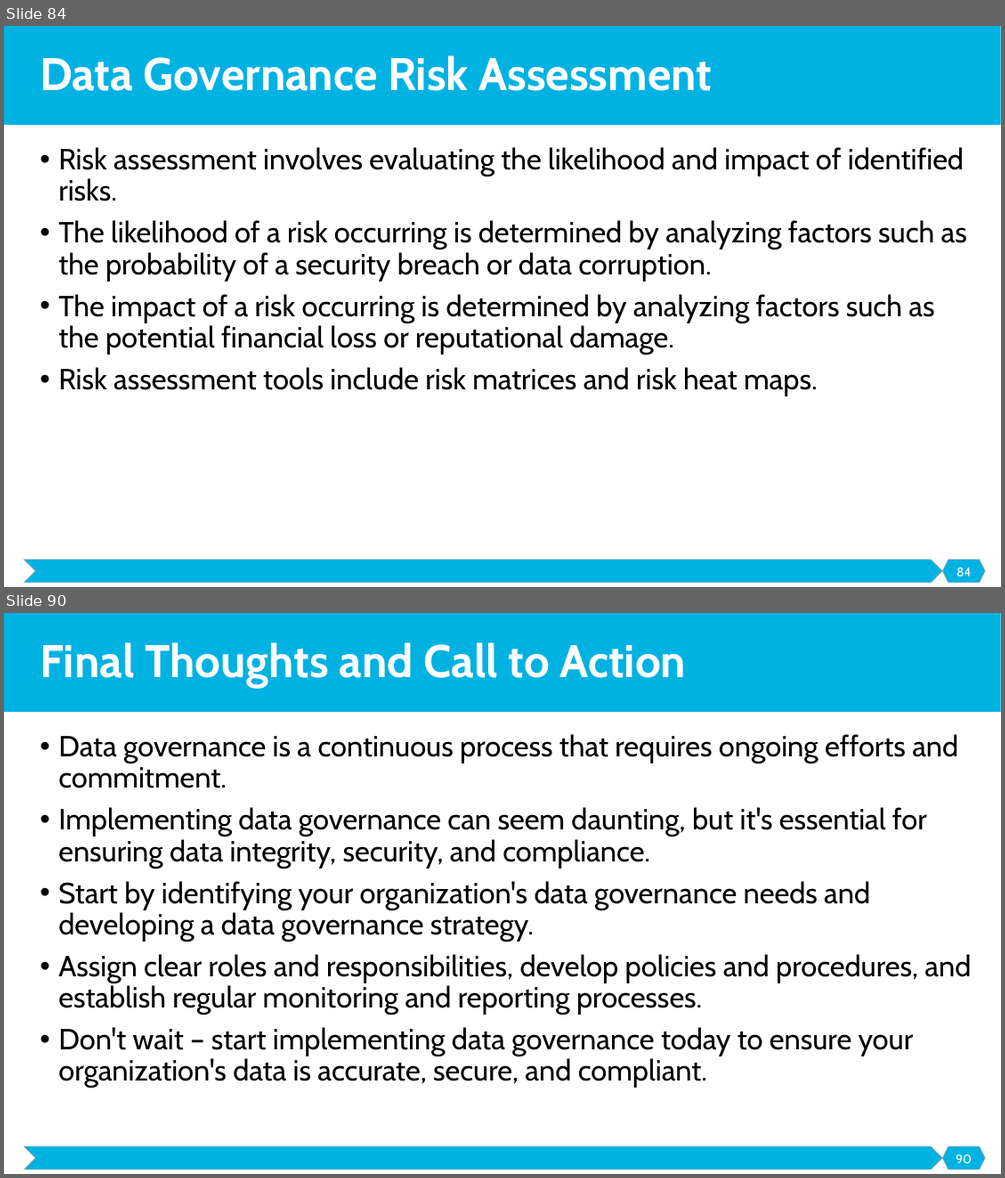
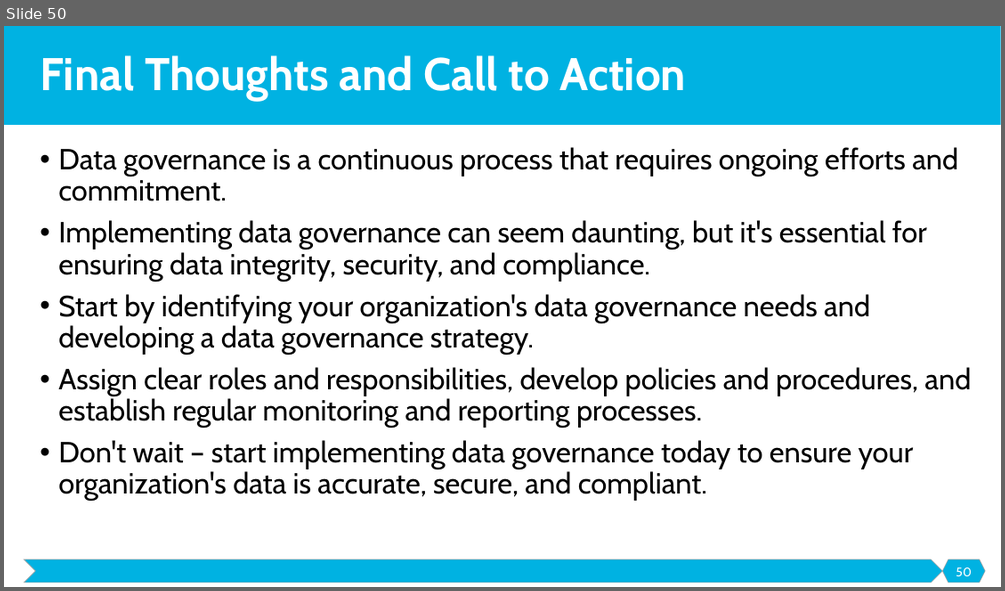
Before and after one commit to malenezi/malenezi, a slide deck: IS466/Lectures/2-DG-Roles and Responsibilities/Data Governance Roles and Responsibilities.pptx. Shown one above the other, each under a label of ours: slides 84 and 90 before the commit, slide 50 after it; the slides between them are not shown. The pictures are 1005x1178 and 1005x591 pixels, drawn with LibreOffice and Linux fonts; fonts in the diff are those of the drawing. Boxes give left, top, right and bottom in pixels: in the first picture for what was removed or moved away, otherwise in the second. Text is boxed around its words. In the diff, an @@ line names an element or a change of style, - is before the commit and + after.

```diff
--- a/IS466/Lectures/2-DG-Roles and Responsibilities/Data Governance Roles and Responsibilities.pptx
+++ b/IS466/Lectures/2-DG-Roles and Responsibilities/Data Governance Roles and Responsibilities.pptx
@@ slide 84 removed at (x1=4, y1=26, x2=1001, y2=587), background #FFFFFF; not listed: 3 template elements that a slide beside it also shows @@
@@ title removed at (x1=40, y1=55, x2=712, y2=91) @@
-Data Governance Risk Assessment
@@ text removed at (x1=58, y1=147, x2=967, y2=396) @@
-• Risk assessment involves evaluating the likelihood and impact of identified risks.
-• The likelihood of a risk occurring is determined by analyzing factors such as the probability of a security breach or data corruption.
-• The impact of a risk occurring is determined by analyzing factors such as the potential financial loss or reputational damage.
-• Risk assessment tools include risk matrices and risk heat maps.
@@ page number removed at (x1=956, y1=567, x2=971, y2=576) @@
-84
@@ what was slide 90 is now slide 50 @@
@@ page number at (x1=955, y1=567, x2=971, y2=576): text changed @@
-90
+50
```
Also in this commit, not shown: 1 slide changed, 5 slides added, 44 other slides removed, 8 other files.
